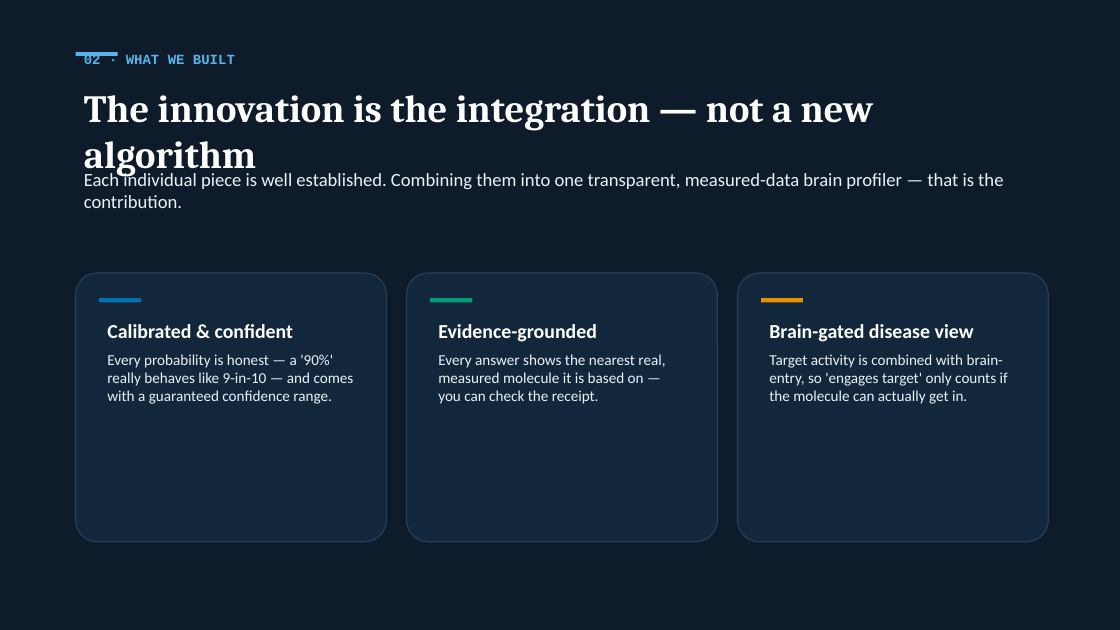
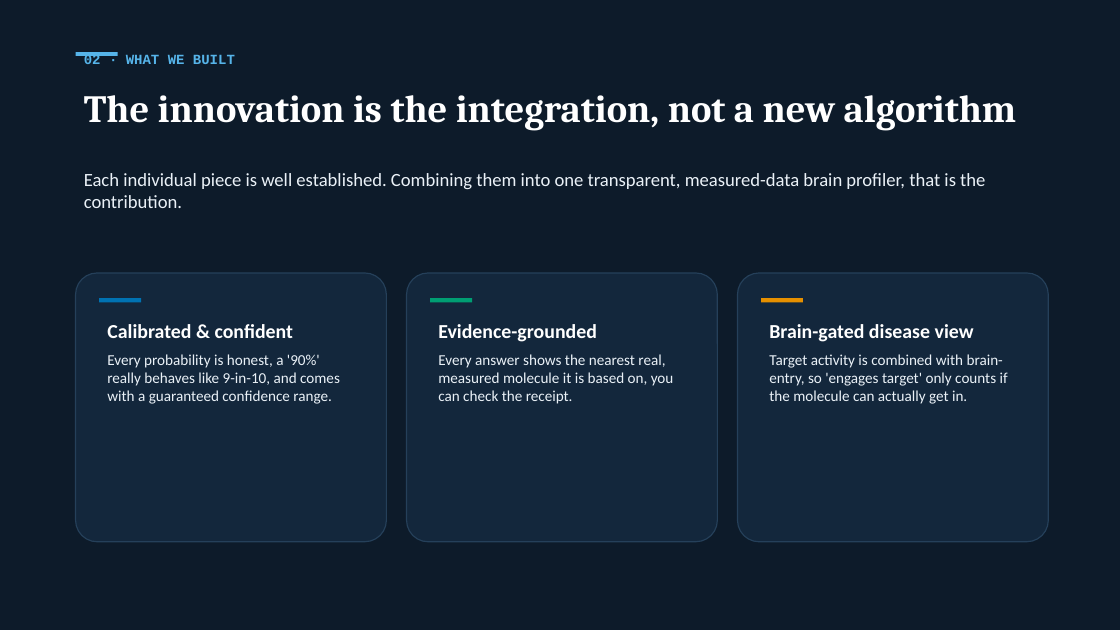
Before and after one commit to krishna-g-999/brainsafe-ai, a slide deck: slide 3 of BrainSafe_AI_Presentation.pptx. Drawn at 1120x630 pixels with LibreOffice and Linux fonts; fonts in the diff are those of the drawing. Boxes give left, top, right and bottom in pixels: in the first picture for what was removed or moved away, otherwise in the second. Text is boxed around its words. In the diff, an @@ line names an element or a change of style, - is before the commit and + after.

```diff
--- a/BrainSafe_AI_Presentation.pptx
+++ b/BrainSafe_AI_Presentation.pptx
@@ text at box(84, 95, 1016, 131): text changed @@
-The innovation is the integration — not a new algorithm
+The innovation is the integration, not a new algorithm
@@ text at box(84, 173, 985, 208): text changed @@
-Each individual piece is well established. Combining them into one transparent, measured-data brain profiler — that is the contribution.
+Each individual piece is well established. Combining them into one transparent, measured-data brain profiler, that is the contribution.
@@ text at box(107, 354, 340, 404): text changed @@
-Every probability is honest — a '90%' really behaves like 9-in-10 — and comes with a guaranteed confidence range.
+Every probability is honest, a '90%' really behaves like 9-in-10, and comes with a guaranteed confidence range.
@@ text at box(438, 354, 674, 404): text changed @@
-Every answer shows the nearest real, measured molecule it is based on — you can check the receipt.
+Every answer shows the nearest real, measured molecule it is based on, you can check the receipt.
```
Also in this commit, not shown: 15 other slides changed, 19 other files.
